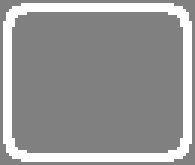
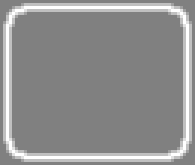
The second 195px x 165px image is a revision of the first. Changes to its layers:
hid "Layer" over [3, 3, 192, 162]
added layer "Layer2" above "onmap_unit_counter_selected.dds copy" over [3, 3, 192, 162]
hid "onmap_unit_counter_selected.dds copy" over [6, 6, 189, 159]
